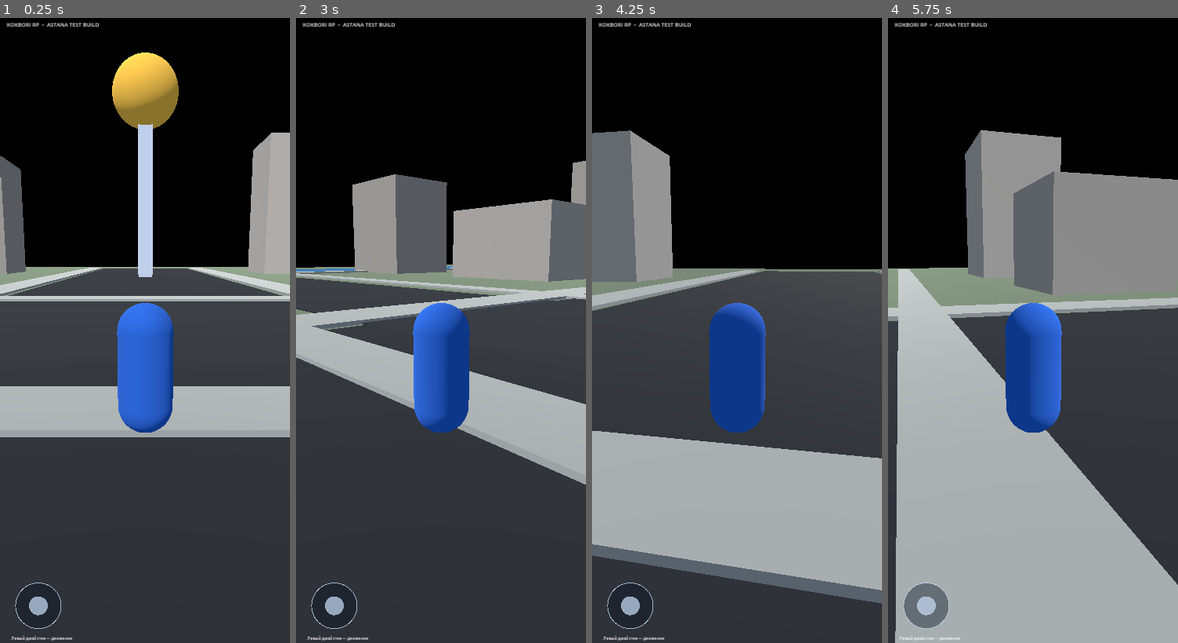
Above: before the commit, frames 1-4 (left to right).
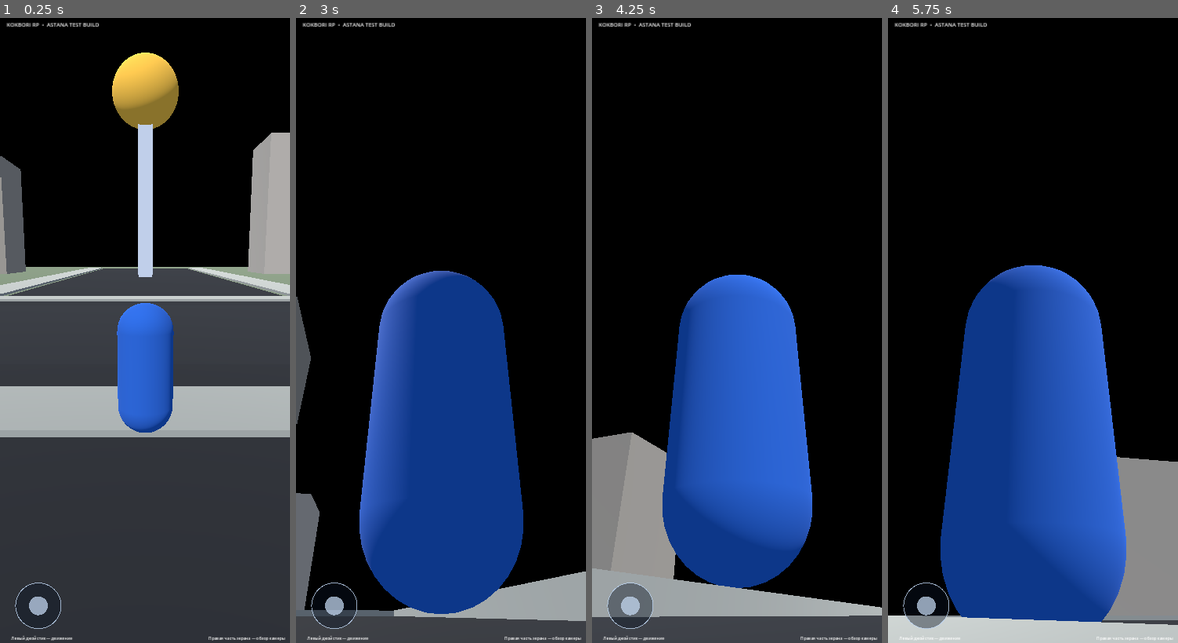
Above: after the commit, the same moments.

Repository: rizerize820-boop/Kokbori
Game: Godot game, scene res://scenes/main.tscn
Same seed, same stepped clock (60 frames per second), same inputs: the game is played once before the commit and once after it.
Inputs (mouse positions are in pixels of both pictures, inside the frame that each line leads up to):
- Up to frame 1 (0.25 s): no input
- Up to frame 2 (3 s): tap Enter at 0.5 s; move the mouse to (504, 299) at 0.52 s; hold D (move_right) 0.53-1.25 s; click (504, 299) at 0.67 s; drag from (383, 361) to (426, 455) at 1.27 s; tap Space at 2 s; move the mouse to (470, 193) at 2.02 s; hold D (move_right) 2.03-2.75 s; drag from (426, 455) to (354, 236) at 2.77 s
- Up to frame 3 (4.25 s): tap Enter at 3.5 s; move the mouse to (824, 424) at 3.52 s; hold A (move_left) from 3.53 s (still down)
- Up to frame 4 (5.75 s): release A (move_left) at 4.25 s; drag from (946, 236) to (989, 174) at 4.27 s; tap Space at 5 s; move the mouse to (1047, 330) at 5.02 s; hold S (move_back) from 5.03 s (still down); click (1047, 330) at 5.17 s

The runs differ from the first frame. In frame 1, less than 0.1% of the frame differs, in the area x 71-99%, y 98-100%; in frame 2, 64%; in frame 3, 61%; in frame 4, 70%, in the area x 0-100%, y 17-100%.

Commit message:
Add right-side touchscreen camera look

Diff:
--- a/Engine/scripts/mobile_controls.gd
+++ b/Engine/scripts/mobile_controls.gd
@@ -3,10 +3,13 @@
 var pad: Control
 var knob: Control
 var active_touch := -1
+var look_touch := -1
+var player: Node3D
 var pad_center := Vector2.ZERO
 var pad_radius := 92.0
 
 func _ready() -> void:
+	player = get_parent().get_node_or_null("Player") as Node3D
 	pad = Control.new()
 	pad.position = Vector2(42, get_viewport().get_visible_rect().size.y - 260)
 	pad.size = Vector2(220, 220)
@@ -27,6 +30,13 @@
 	note.position = Vector2(42, get_viewport().get_visible_rect().size.y - 32)
 	note.add_theme_font_size_override("font_size", 16)
 	add_child(note)
+
+	var look_note := Label.new()
+	look_note.text = "Правая часть экрана — обзор камеры"
+	look_note.position = Vector2(get_viewport().get_visible_rect().size.x - 330, get_viewport().get_visible_rect().size.y - 32)
+	look_note.add_theme_font_size_override("font_size", 16)
+	look_note.horizontal_alignment = HORIZONTAL_ALIGNMENT_RIGHT
+	add_child(look_note)
 
 func _draw_pad() -> void:
 	pad.draw_circle(pad_center, pad_radius, Color(0.04, 0.08, 0.14, 0.42))
@@ -69,3 +79,16 @@
 		Input.action_press(action_name)
 	else:
 		Input.action_release(action_name)
+
+func _input(event: InputEvent) -> void:
+	var screen_width := get_viewport().get_visible_rect().size.x
+	if event is InputEventScreenTouch:
+		if event.pressed:
+			if event.position.x > screen_width * 0.42 and look_touch == -1:
+				look_touch = event.index
+		else:
+			if event.index == look_touch:
+				look_touch = -1
+	elif event is InputEventScreenDrag and event.index == look_touch:
+		if player != null and player.has_method("apply_look"):
+			player.call("apply_look", event.relative)
